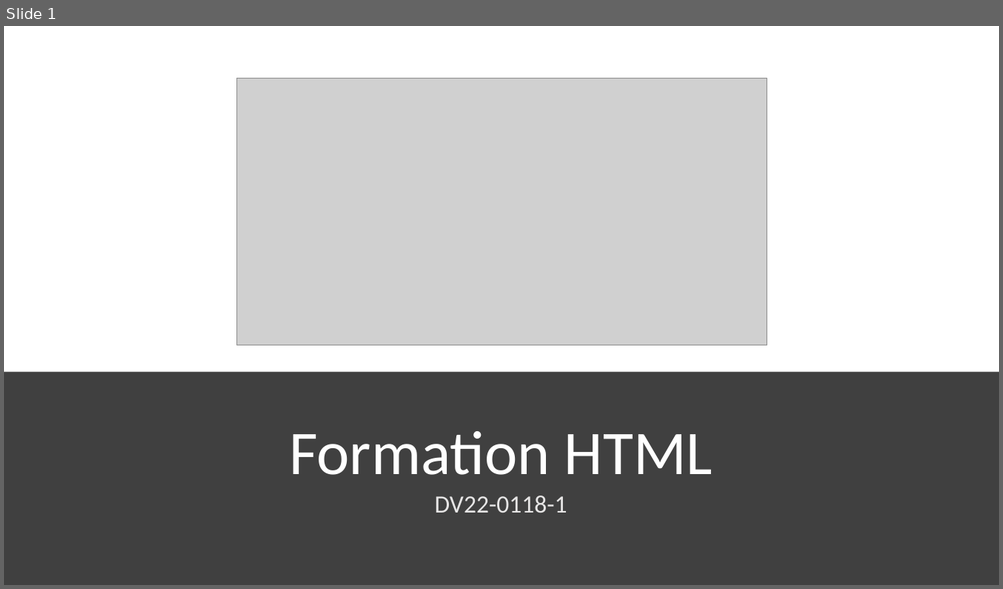
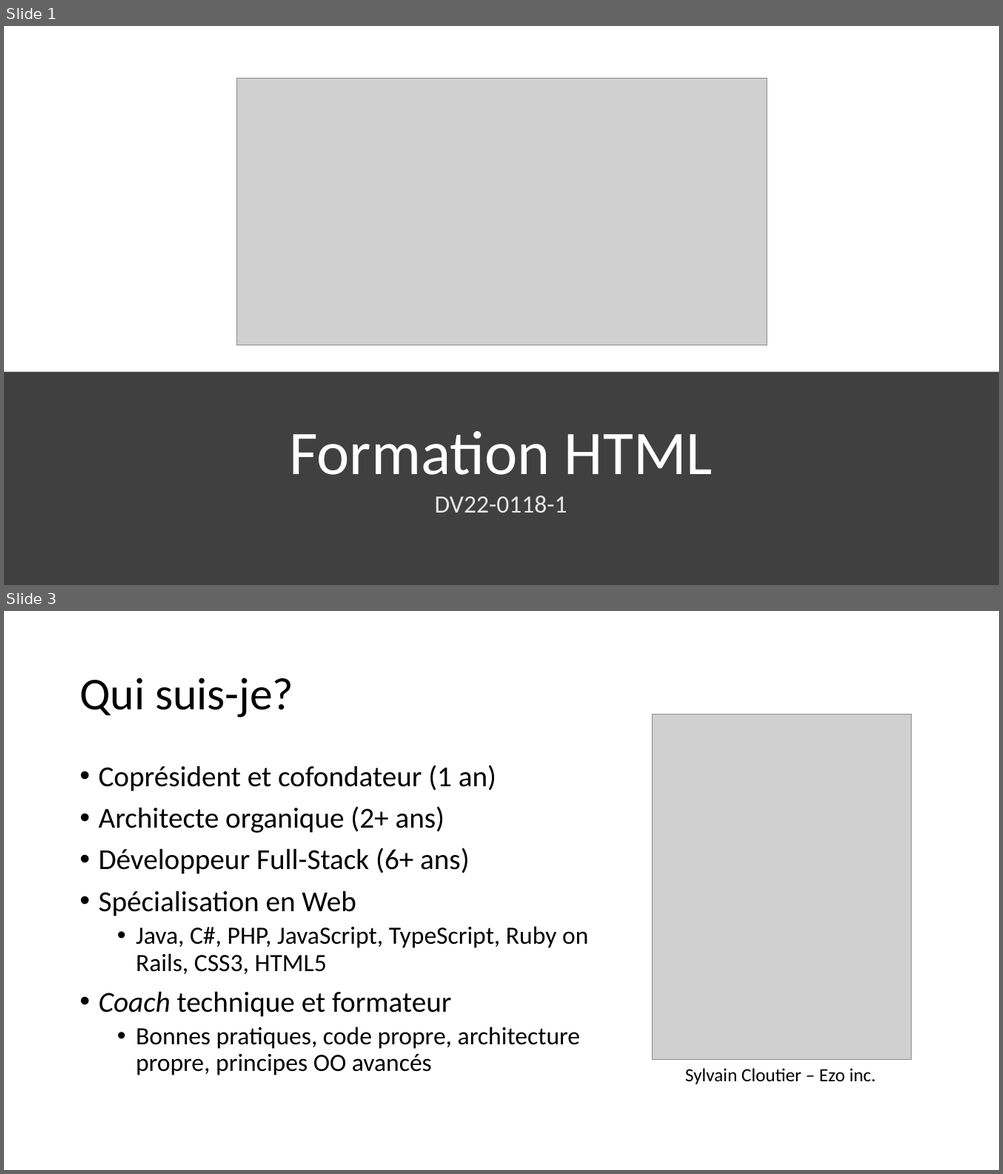
Before and after one commit to fragmatyc/SAAQ, a slide deck: HTML/1. Présentation/Cours HTML - v1.0.pptx. Shown one above the other, each under a label of ours: slide 1 before the commit, slides 1 and 3 after it; the slides between them are not shown. The pictures are 1003x589 and 1003x1174 pixels, drawn with LibreOffice and Linux fonts; fonts in the diff are those of the drawing; grey boxes stand for pictures. Boxes give left, top, right and bottom in pixels: in the first picture for what was removed or moved away, otherwise in the second. Text is boxed around its words. In the diff, an @@ line names an element or a change of style, - is before the commit and + after.

```diff
--- a/HTML/1. Présentation/Cours HTML - v1.0.pptx
+++ b/HTML/1. Présentation/Cours HTML - v1.0.pptx
@@ slide 3 added at <box>4,611,999,1170</box>, background #FFFFFF @@
@@ title added at <box>79,678,293,718</box>, 44 pt, text #000000 @@
+Qui suis-je?
@@ picture added at <box>652,715,911,1060</box> @@
@@ text added at <box>99,765,588,1076</box>, 28 pt, text #000000 @@
+• Coprésident et cofondateur (1 an)
+• Architecte organique (2+ ans)
+• Développeur Full-Stack (6+ ans)
+• Spécialisation en Web
+  • Java, C#, PHP, JavaScript, TypeScript, Ruby on Rails, CSS3, HTML5
+• Coach technique et formateur
+  • Bonnes pratiques, code propre, architecture propre, principes OO avancés
@@ text added at <box>685,1068,876,1085</box>, 18 pt, text #000000 @@
+Sylvain Cloutier – Ezo inc.
```
Also in this commit, not shown: 1 slide changed, 3 other slides added, 5 other files.
